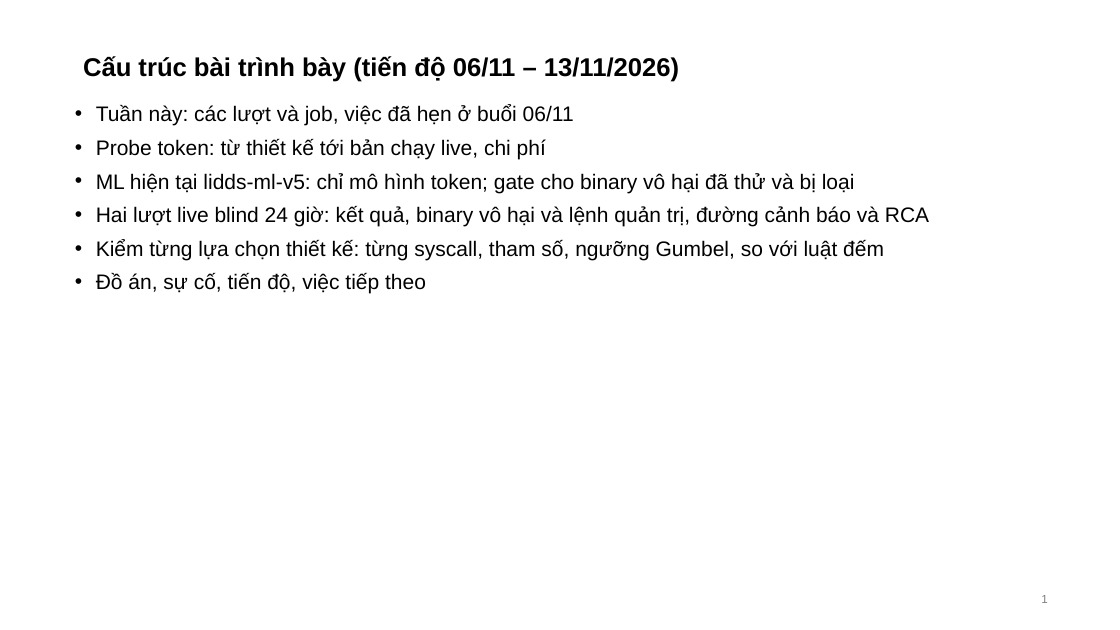
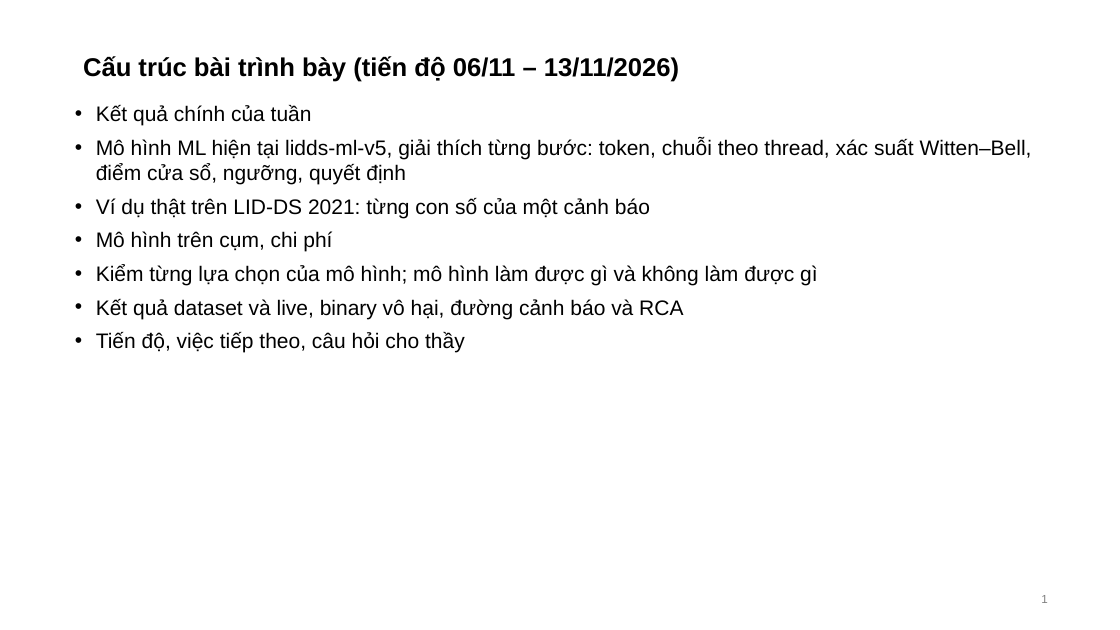
Before and after one commit to tndat-dev/eBPF-project, a slide deck: slide 1 of docs/Slide-runtime_security(13_11).pptx. Drawn at 1120x630 pixels with LibreOffice and Linux fonts; fonts in the diff are those of the drawing. Boxes give left, top, right and bottom in pixels: in the first picture for what was removed or moved away, otherwise in the second. Text is boxed around its words. In the diff, an @@ line names an element or a change of style, - is before the commit and + after.

Commit message:
Meeting 13/11 rewritten around the current ML model: six steps, base and Witten-Bell formulas, three worked LID-DS examples (lidds_token_explain.py, receipts token-explain reproduce 36/36, 35/35, 36/36 with 0 false alarms), the model on the cluster, design checks and limits; report 22 pages, 23 slides

```diff
--- a/docs/Slide-runtime_security(13_11).pptx
+++ b/docs/Slide-runtime_security(13_11).pptx
@@ text at [96, 105, 1032, 353]: text changed @@
-• Tuần này: các lượt và job, việc đã hẹn ở buổi 06/11
-• Probe token: từ thiết kế tới bản chạy live, chi phí
-• ML hiện tại lidds-ml-v5: chỉ mô hình token; gate cho binary vô hại đã thử và bị loại
-• Hai lượt live blind 24 giờ: kết quả, binary vô hại và lệnh quản trị, đường cảnh báo và RCA
-• Kiểm từng lựa chọn thiết kế: từng syscall, tham số, ngưỡng Gumbel, so với luật đếm
-• Đồ án, sự cố, tiến độ, việc tiếp theo
+• Kết quả chính của tuần
+• Mô hình ML hiện tại lidds-ml-v5, giải thích từng bước: token, chuỗi theo thread, xác suất Witten–Bell, điểm cửa sổ, ngưỡng, quyết định
+• Ví dụ thật trên LID-DS 2021: từng con số của một cảnh báo
+• Mô hình trên cụm, chi phí
+• Kiểm từng lựa chọn của mô hình; mô hình làm được gì và không làm được gì
+• Kết quả dataset và live, binary vô hại, đường cảnh báo và RCA
+• Tiến độ, việc tiếp theo, câu hỏi cho thầy
```
Also in this commit, not shown: 8 other slides changed, 14 slides added, 8 slides removed, 8 other files.
